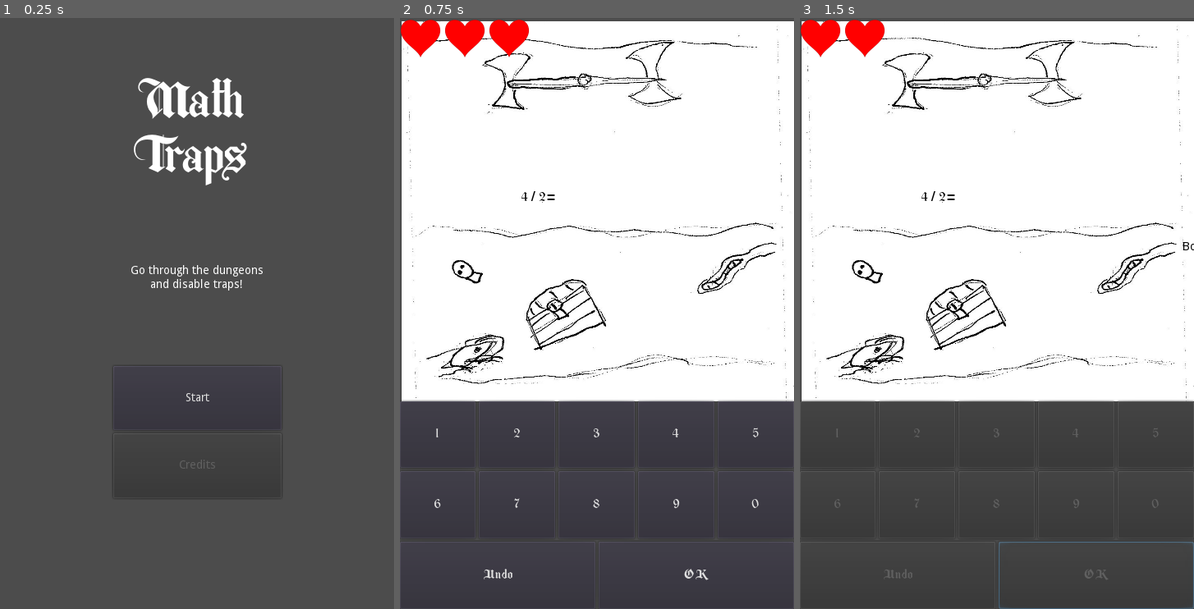
Above: before the commit, frames 1-3 (left to right).
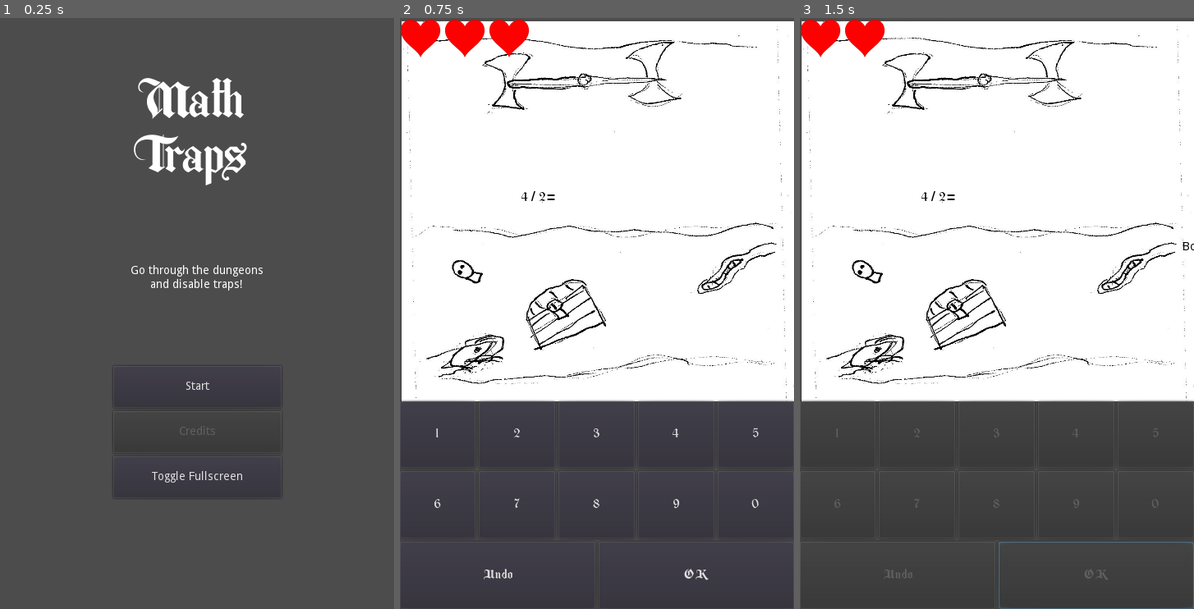
Above: after the commit, the same moments.

Repository: the-g-force/FamJam-May2020
Game: Godot game, scene res://src/TitleScene.tscn
Same seed, same stepped clock (60 frames per second), same inputs: the game is played once before the commit and once after it.
Inputs:
- Up to frame 1 (0.25 s): no input
- Up to frame 2 (0.75 s): click "Start" at 0.5 s
- Up to frame 3 (1.5 s): click "OK" at 1.25 s

The runs differ from the first frame. In frame 1, 0.4% of the frame differs, in the area x 28-72%, y 61-79%; in frame 2, nothing differs; in frame 3, nothing differs.

Commit message:
Re-add fullscreen toggle button

Diff:
--- a/project/src/TitleScene.tscn
+++ b/project/src/TitleScene.tscn
@@ -30,7 +30,7 @@
 
 [node name="StartButton" type="Button" parent="VBoxContainer"]
 margin_right = 205.0
-margin_bottom = 78.0
+margin_bottom = 51.0
 size_flags_vertical = 3
 text = "Start"
 __meta__ = {
@@ -38,12 +38,22 @@
 }
 
 [node name="CreditsButton" type="Button" parent="VBoxContainer"]
-margin_top = 82.0
+margin_top = 55.0
+margin_right = 205.0
+margin_bottom = 106.0
+size_flags_vertical = 3
+disabled = true
+text = "Credits"
+__meta__ = {
+"_edit_use_anchors_": false
+}
+
+[node name="FullscreenButton" type="Button" parent="VBoxContainer"]
+margin_top = 110.0
 margin_right = 205.0
 margin_bottom = 161.0
 size_flags_vertical = 3
-disabled = true
-text = "Credits"
+text = "Toggle Fullscreen"
 __meta__ = {
 "_edit_use_anchors_": false
 }
@@ -80,3 +90,4 @@
 "_edit_use_anchors_": false
 }
 [connection signal="pressed" from="VBoxContainer/StartButton" to="." method="_on_StartButton_pressed"]
+[connection signal="pressed" from="VBoxContainer/FullscreenButton" to="." method="_on_FullscreenButton_pressed"]
